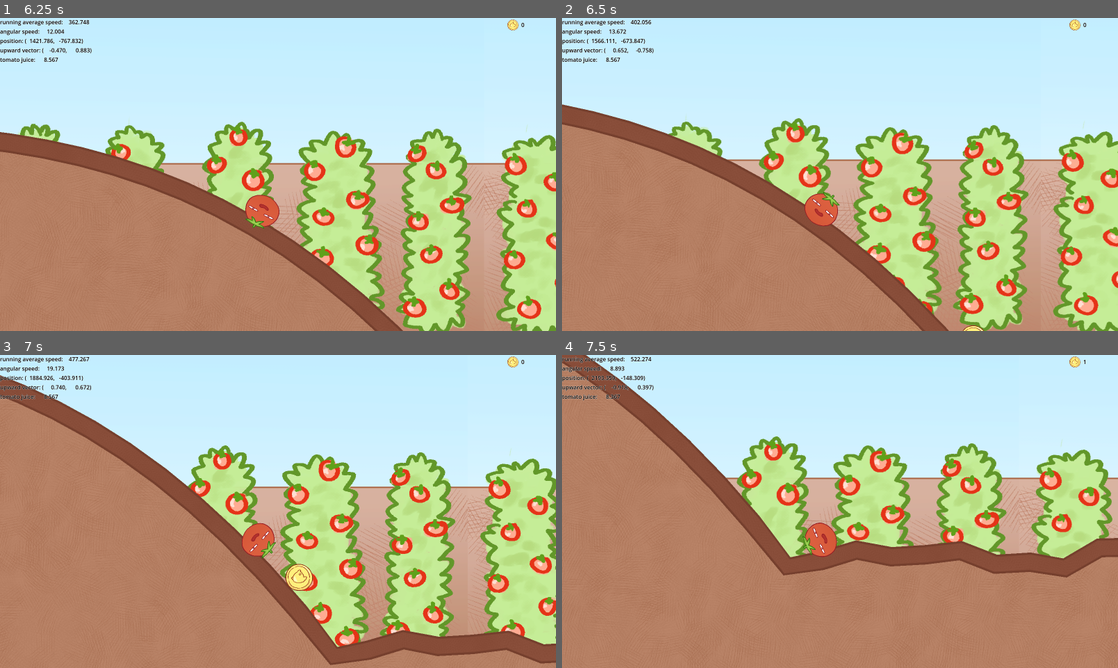
Above: before the commit, frames 1-4 (two rows, left to right).
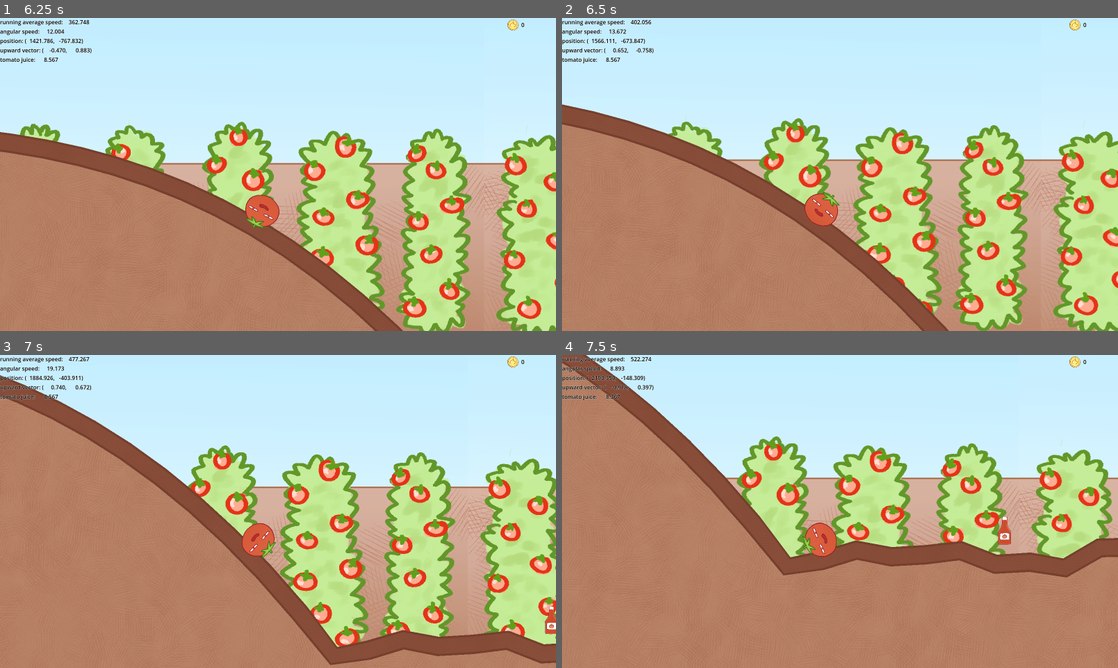
Above: after the commit, the same moments.

Repository: DazyLude/DokiJam2025
Game: Godot game, scene res://scenes/menu.tscn
The game is run twice, just before and just after one commit, with the same random seed, the same clock (stepped at 60 frames per second) and the same inputs.
Inputs (mouse positions are in pixels of both pictures, inside the frame that each line leads up to):
- Up to frame 1 (6.25 s): click "start game" at 0.5 s; tap Enter at 1.25, 5.85 s; move the mouse to (400, 158) at 1.27 s; hold Space (fly) 1.28-2 s; click (400, 158) at 1.42 s; drag from (166, 190) to (250, 237) at 2.02 s; move the mouse to (333, 105) at 2.77 s; hold E (roll_cw) 2.78-3.5 s; click (333, 105) at 2.92 s; drag from (250, 237) to (111, 127) at 3.52 s; move the mouse to (444, 221) at 4.27 s; hold Shift 4.28-5 s; click (444, 221) at 4.42 s; drag from (111, 127) to (194, 96) at 5.02 s; move the mouse to (305, 174) at 5.77 s; click (305, 174) at 5.92 s
- Up to frame 2 (6.5 s): no input
- Up to frame 3 (7 s): drag from (194, 433) to (166, 527) at 6.52 s
- Up to frame 4 (7.5 s): move the mouse to (962, 495) at 7.27 s; hold Q (roll_ccw) from 7.28 s (still down); click (962, 495) at 7.42 s

Frame 1 is identical in both runs. In frame 2, less than 0.1% of the frame differs, in the area x 72-76%, y 98-100%; in frame 3, 0.5%, in the area x 51-100%, y 66-90%; in frame 4, 0.2%.

Commit message:
added ketchup bottles (stamina regen pickup item) refactored collectible placement code a bit

Diff:
--- a/scenes/game.gd
+++ b/scenes/game.gd
@@ -1,5 +1,7 @@
 extends Node
 
+
+const COLLECTIBLE_HOVER_OFFSET := Vector2(0.0, -100.0);
 
 # this script should handle background switcheroos and terrain generation based on the players coordinate
 # for terrain generation, I think about doing it in chunks using a smooth-ish height(x) function and a samplerate
@@ -47,17 +49,28 @@
 	place_player();
 
 
+func place_collectible_at(x: float, collectible_data: PickupItemData) -> PickupItem:
+	var collectible := preload("res://scenes/gameplay_elements/pickup_item.tscn").instantiate();
+	collectible.position = Vector2(
+		x,
+		GameState.current_stage.generator.generator_function(x)
+	) + COLLECTIBLE_HOVER_OFFSET;
+	collectible.data = collectible_data;
+
+	collectibles.add_child(collectible);
+	return collectible;
+
+
 func spawn_collectibles() -> void:
 	var stage := GameState.current_stage;
 
-	var collectible := preload("res://scenes/gameplay_elements/pickup_item.tscn").instantiate();
-	collectible.data = PickupItemData.get_by_name("coin");
-	collectible.position = Vector2(
-		2000.0,
-		stage.generator.generator_function(2000.0) - 100.0
-	);
+	for i in range(1, 10):
+		var x = stage.stage_length * i / 11.0;
+		place_collectible_at(x, PickupItemData.get_by_name("ketchup"));
 
-	collectibles.add_child(collectible);
+	for i in range(1, 6):
+		var x = stage.stage_length * i / 7.0;
+		place_collectible_at(x, PickupItemData.get_by_name("coin"));
 
 
 func place_player() -> void:
--- a/scripts/gamestate.gd
+++ b/scripts/gamestate.gd
@@ -8,6 +8,7 @@
 # stamina
 const JUICE_DEFAULT_VALUE : float = 10.0; # in seconds of juice usage time
 var juice := JUICE_DEFAULT_VALUE;
+var juice_cap := JUICE_DEFAULT_VALUE;
 
 
 # currency
@@ -19,4 +20,4 @@
 
 
 func restart() -> void:
-	juice = JUICE_DEFAULT_VALUE;
+	juice = juice_cap;
--- a/scripts/pickup_item.gd
+++ b/scripts/pickup_item.gd
@@ -25,6 +25,10 @@
 	"coin": {
 		"texture": "res://assets/icons/dokicoin.png",
 		"area size": Vector2(100.0, 100.0),
-		"effect": func(): GameState.dokicoins += 1.0;
+		"effect": func(): GameState.dokicoins += 1.0,
+	},
+	"ketchup": {
+		"texture": "res://assets/icons/stamina_ketchup.png",
+		"effect": func(): GameState.juice = move_toward(GameState.juice, GameState.juice_cap, 2.0),
 	}
 }
